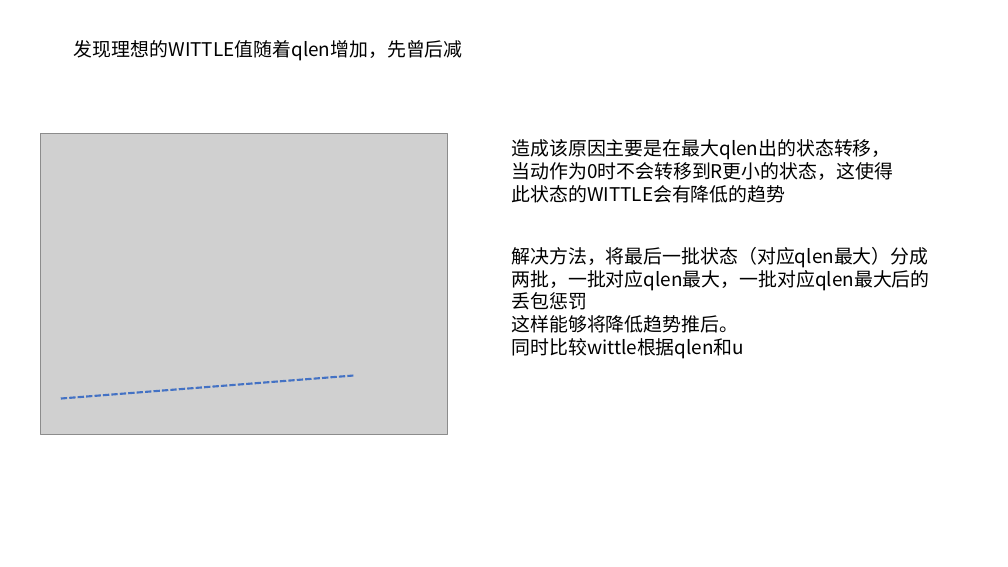
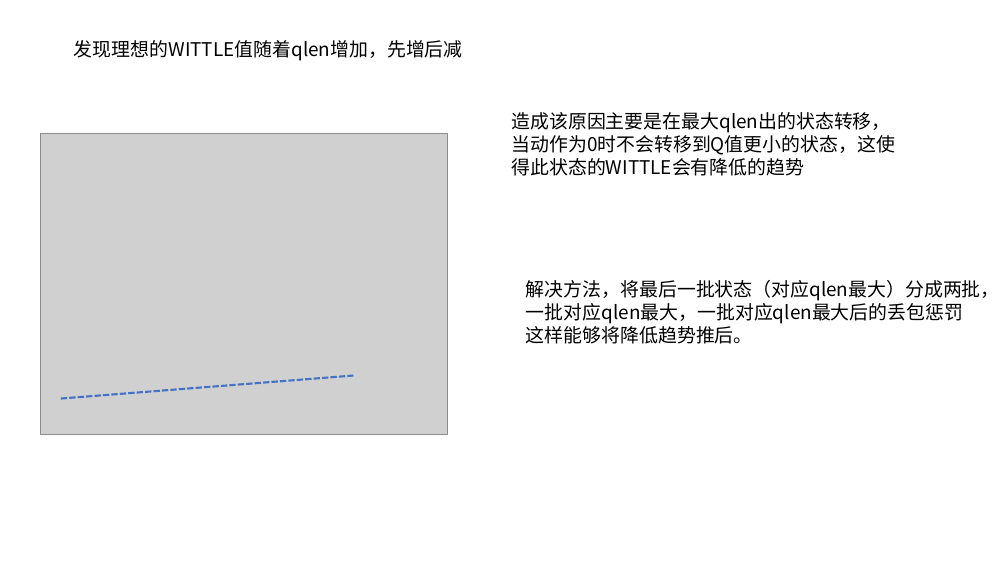
Before and after one commit to JinPeng-Zhang/RMAB, a slide deck: slide 29 of PPT/算法整理.pptx (slide 25 before the commit). Drawn at 1008x567 pixels with LibreOffice and Linux fonts; fonts in the diff are those of the drawing; grey boxes stand for pictures. Boxes give left, top, right and bottom in pixels: in the first picture for what was removed or moved away, otherwise in the second. Text is boxed around its words. In the diff, an @@ line names an element or a change of style, - is before the commit and + after.

```diff
--- a/PPT/算法整理.pptx
+++ b/PPT/算法整理.pptx
@@ text at box(74, 40, 463, 61): text changed @@
-发现理想的WITTLE值随着qlen增加，先曾后减
+发现理想的WITTLE值随着qlen增加，先增后减
@@ text at box(511, 112, 895, 176): text changed @@
-造成该原因主要是在最大qlen出的状态转移，当动作为0时不会转移到R更小的状态，这使得此状态的WITTLE会有降低的趋势
+造成该原因主要是在最大qlen出的状态转移，当动作为0时不会转移到Q值更小的状态，这使得此状态的WITTLE会有降低的趋势
@@ text "解决方法，将最后一批状态（对应qlen最大）分成两批，一批对应qlen最大，一批对应qlen最大后的丢包惩罚": place and size @@
-text "解决方法，将最后一批状态（对应qlen最大）分成两批，一批对应qlen最大，一批对应qlen最大后的丢包惩罚" at box(511, 247, 929, 359)
+text "解决方法，将最后一批状态（对应qlen最大）分成两批，一批对应qlen最大，一批对应qlen最大后的丢包惩罚" at box(526, 280, 1000, 344)
@@ text at box(511, 338, 744, 359): paragraph removed @@
-同时比较wittle根据qlen和u
```
Also in this commit, not shown: 13 other slides changed, 7 slides added, 9 other files.
